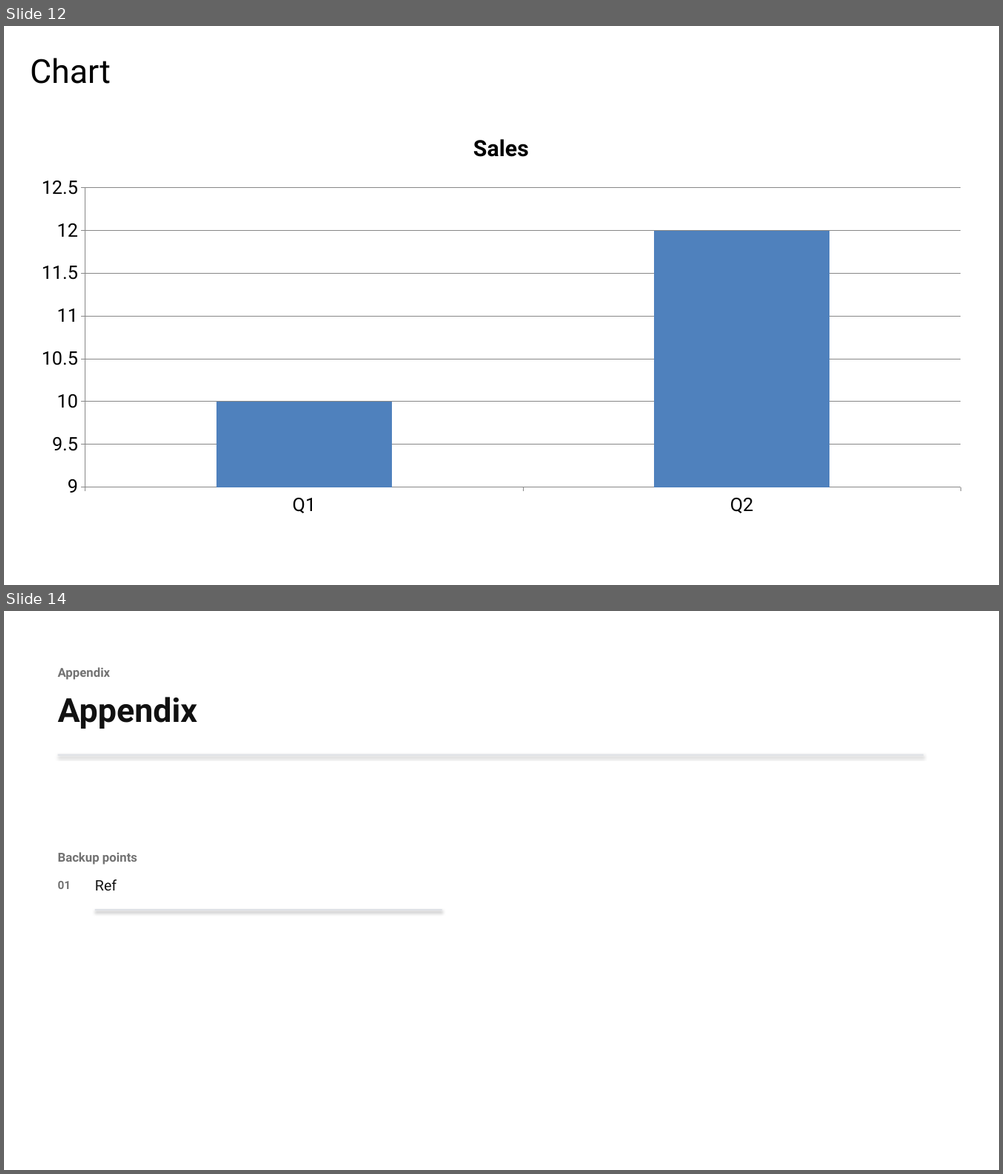
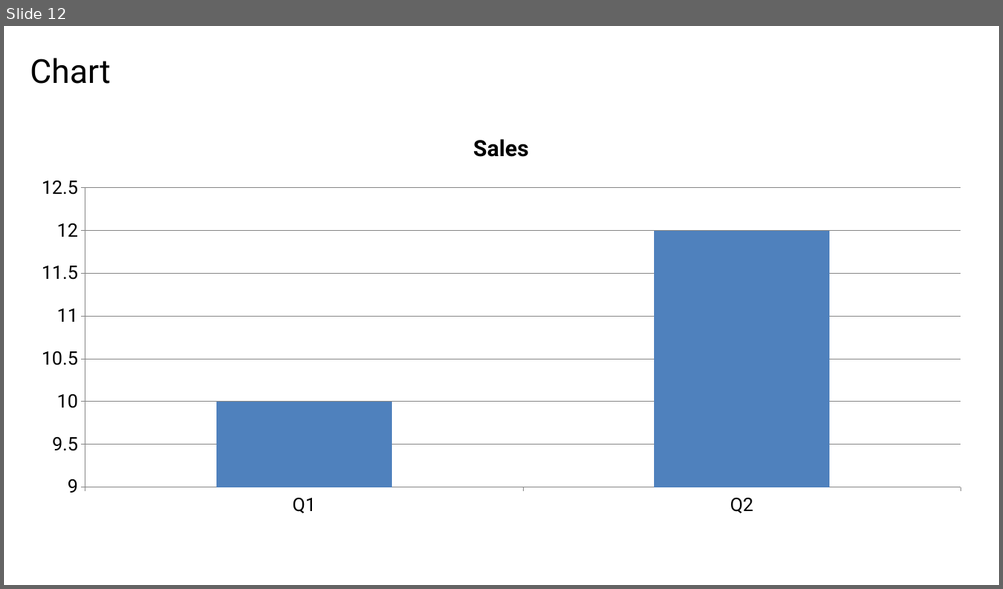
Before and after one commit to ymuichiro/pptx-parser-for-ai, a slide deck: examples/review/sample-deck.generated.pptx. Shown one above the other, each under a label of ours: slides 12 and 14 before the commit, slide 12 after it; the slides between them are not shown. The pictures are 1003x1174 and 1003x589 pixels, drawn with LibreOffice and Linux fonts; fonts in the diff are those of the drawing. Boxes give left, top, right and bottom in pixels: in the first picture for what was removed or moved away, otherwise in the second. Text is boxed around its words. In the diff, an @@ line names an element or a change of style, - is before the commit and + after.

```diff
--- a/examples/review/sample-deck.generated.pptx
+++ b/examples/review/sample-deck.generated.pptx
@@ slide 14 removed at box(4, 611, 999, 1170), background #FFFFFF @@
@@ text removed at box(58, 667, 111, 680) @@
-Appendix
@@ text removed at box(58, 697, 198, 729) @@
-Appendix
@@ rectangle removed at box(58, 755, 923, 756) @@
@@ text removed at box(58, 852, 137, 865) @@
-Backup points
@@ text removed at box(58, 881, 71, 889) @@
-01
@@ text removed at box(95, 880, 116, 891) @@
-Ref
@@ rectangle removed at box(95, 909, 442, 911) @@
```
Also in this commit, not shown: 9 slides changed, 3 slides added, 2 other slides removed, 56 other files.
